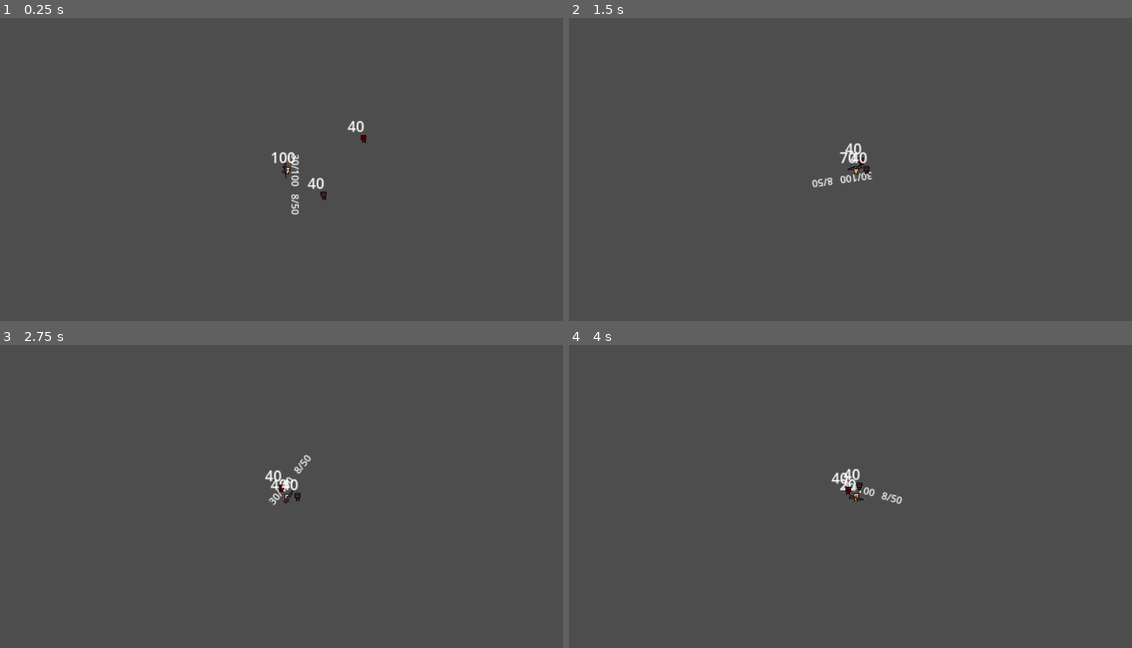
Above: before the commit, frames 1-4 (two rows, left to right).
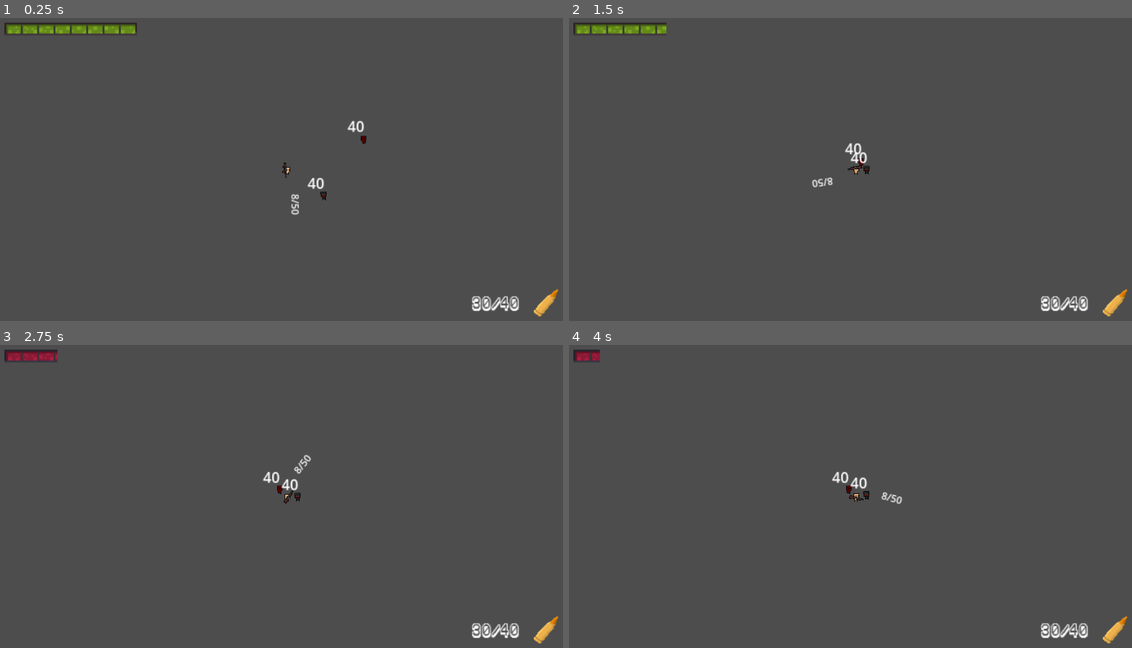
Above: after the commit, the same moments.

Repository: Uhboer/deffusion
Game: Godot game, scene res://scenes/world.tscn
Same seed, same stepped clock (60 frames per second), same inputs: the game is played once before the commit and once after it.
Inputs (mouse positions are in pixels of both pictures, inside the frame that each line leads up to):
- Up to frame 1 (0.25 s): no input
- Up to frame 2 (1.5 s): move the mouse to (985, 154) at 0.52 s; tap 1 (1) at 0.6 s; tap 2 (2) at 0.8, 1.35 s; move the mouse to (737, 184) at 1.27 s
- Up to frame 3 (2.75 s): tap A (A) at 1.55, 2.1 s; move the mouse to (343, 423) at 2.02 s; tap D (D) at 2.3 s
- Up to frame 4 (4 s): move the mouse to (827, 563) at 2.77 s; tap D (D) at 2.85 s; tap R (R) at 3.05, 3.6 s; move the mouse to (1030, 544) at 3.52 s; tap S (S) at 3.8 s

The runs differ from the first frame. In frame 1, 1.5% of the frame differs, in the area x 0-100%, y 1-99%; in frame 2, 1.2%; in frame 3, 1.0%; in frame 4, 1.0%.

Commit message:
add base hud, fix ammo system

Diff:
--- /dev/null
+++ b/hud.gd
@@ -0,0 +1,22 @@
+extends Node2D
+
+var bar_red = preload("res://sprites/Player/UI/hpbar.png")
+var bar_green = preload("res://sprites/Player/UI/hpbarmax.png")
+
+
+@onready var healthbar = $HP
+
+@onready var player = $".."
+
+@onready var wearpon = $"../Marker2D"
+
+func _ready():
+	pass
+func _process(delta):
+	$HP.value = player.health
+	if player.health >= 50:
+		healthbar.texture_progress = bar_green
+	if player.health < 50:
+		healthbar.texture_progress = bar_red
+
+	$AKammo.text = str(wearpon.AKmagaz, "/", wearpon.AKall)
--- a/project.godot
+++ b/project.godot
@@ -19,6 +19,13 @@
 
 window/size/viewport_width=1920
 window/size/viewport_height=1080
+
+[file_customization]
+
+folder_colors={
+"res://fonts/": "blue",
+"res://scenes/": "yellow"
+}
 
 [input]
 
--- a/scenes/Mobs/zombie/zombie.tscn
+++ b/scenes/Mobs/zombie/zombie.tscn
@@ -86,7 +86,7 @@
 }],
 "loop": true,
 "name": &"Run",
-"speed": 5.0
+"speed": 10.0
 }]
 
 [sub_resource type="CircleShape2D" id="CircleShape2D_vrawt"]
--- a/scenes/character_body_2d.gd
+++ b/scenes/character_body_2d.gd
@@ -2,9 +2,10 @@
 
 @onready var anim = $AnimatedSprite2D
 
-const SPEED = 500
+const SPEED = 250
 
 @export var bullet : PackedScene
+
 
 var health = 100
 var alive = true
@@ -13,7 +14,6 @@
 	if not alive:
 		return
 	get_input()
-	label()
 	move_and_slide()
 	death()
 
@@ -36,6 +36,3 @@
 		alive = false
 		# anim.play("death")
 		queue_free()
-
-func label():
-	$Label.text = str(health)
--- a/scenes/character_body_2d.tscn
+++ b/scenes/character_body_2d.tscn
@@ -1,9 +1,10 @@
-[gd_scene load_steps=17 format=3 uid="uid://dla1hwv3c2ir2"]
+[gd_scene load_steps=18 format=3 uid="uid://dla1hwv3c2ir2"]
 
 [ext_resource type="Script" path="res://scenes/character_body_2d.gd" id="1_5cua8"]
 [ext_resource type="PackedScene" uid="uid://nbiw0x8tmv4b" path="res://scenes/bullet.tscn" id="2_qq228"]
 [ext_resource type="Texture2D" uid="uid://d3hsc2pjodfoi" path="res://sprites/Player/Body.png" id="3_smt4e"]
 [ext_resource type="PackedScene" uid="uid://dqrmekoo4aiu4" path="res://scenes/marker_2d.tscn" id="4_86gkl"]
+[ext_resource type="PackedScene" uid="uid://p82dv8rptal7" path="res://scenes/hud.tscn" id="5_dnsjj"]
 
 [sub_resource type="CircleShape2D" id="CircleShape2D_jx8ht"]
 radius = 6.0
@@ -110,9 +111,5 @@
 
 [node name="Marker2D" parent="." instance=ExtResource("4_86gkl")]
 
-[node name="Label" type="Label" parent="."]
-offset_left = -18.0
-offset_top = -25.0
-offset_right = 19.0
-offset_bottom = -2.0
-text = "1488"
+[node name="HUD" parent="." instance=ExtResource("5_dnsjj")]
+position = Vector2(-311, -170)
--- /dev/null
+++ b/scenes/hud.tscn
@@ -0,0 +1,27 @@
+[gd_scene load_steps=5 format=3 uid="uid://p82dv8rptal7"]
+
+[ext_resource type="Script" path="res://hud.gd" id="1_ia4bn"]
+[ext_resource type="Texture2D" uid="uid://c0q73ud044b6e" path="res://sprites/Player/UI/hpbarmax.png" id="2_oo2s6"]
+[ext_resource type="Texture2D" uid="uid://d370j8g5rvj6d" path="res://sprites/Guns/Misc/7 62.png" id="3_6ltca"]
+[ext_resource type="FontFile" uid="uid://bhjkv0s1s3tj" path="res://fonts/KarmaFuture.ttf" id="4_c77gf"]
+
+[node name="HUD" type="Node2D"]
+script = ExtResource("1_ia4bn")
+
+[node name="HP" type="TextureProgressBar" parent="."]
+offset_right = 73.0
+offset_bottom = 16.0
+value = 100.0
+texture_progress = ExtResource("2_oo2s6")
+
+[node name="Sprite2D" type="Sprite2D" parent="."]
+position = Vector2(597, 317)
+texture = ExtResource("3_6ltca")
+
+[node name="AKammo" type="Label" parent="."]
+offset_left = 514.0
+offset_top = 307.0
+offset_right = 576.0
+offset_bottom = 330.0
+theme_override_fonts/font = ExtResource("4_c77gf")
+text = "30/100"
--- a/scenes/marker_2d.gd
+++ b/scenes/marker_2d.gd
@@ -11,13 +11,15 @@
 var shootgun = false
 
 var AKmagaz = 30
-var AKall = 100
+var AKall = 40 #поставить 100
 
 var shootgunall = 50
 var shootgunmagaz = 8
 
 func _process(delta):
 	look_at(get_global_mouse_position())
+
+
 
 	if Input.is_action_just_pressed("1"):
 		anim.play("AK")
@@ -30,7 +32,6 @@
 		AK = false
 
 	#убрать потом
-	$Label.text = str(AKmagaz, "/", AKall)
 	$Label2.text = str(shootgunmagaz, "/", shootgunall)
 
 
@@ -40,16 +41,27 @@
 	if Input.is_action_pressed("shoot") and AK == true and AKmagaz > 0:
 		shootAK()
 
+
+
+	AKmagaz = clamp(AKmagaz, 0, 30)
+	AKall = clamp(AKall,0, 999999999999)
+	shootgunmagaz = clamp(shootgunmagaz, 0, 8)
 	if Input.is_action_just_pressed("R") and AK == true:
-		if AKall >= 0 and AKmagaz < 30:
+		if AKall >= 30 and AKmagaz < 30 and AKall != 0:
 			var AKrezerv = 30 - AKmagaz
 			AKall -= AKrezerv
 			AKmagaz += AKrezerv
+		elif AKall > 0:
+			var AKrezerv = AKall
+			AKmagaz += AKrezerv
+			AKall -= AKrezerv
+
 	if Input.is_action_just_pressed("R") and shootgun == true:
 		if shootgunall >= 0 and shootgunmagaz < 8:
 			var shootgunrezerv = 8 - shootgunmagaz
 			shootgunall -= shootgunrezerv
 			shootgunmagaz += shootgunrezerv
+
 
 func shoot():
 	if shooted == false:
--- a/scenes/marker_2d.tscn
+++ b/scenes/marker_2d.tscn
@@ -90,14 +90,6 @@
 [node name="Marker2D" type="Marker2D" parent="Node"]
 position = Vector2(10, 1)
 
-[node name="Label" type="Label" parent="."]
-offset_left = -17.0
-offset_top = -17.0
-offset_right = 19.0
-offset_bottom = -1.0
-theme_override_font_sizes/font_size = 11
-text = "30/100"
-
 [node name="Label2" type="Label" parent="."]
 offset_left = 27.0
 offset_top = -17.0
Binary file added: fonts/KarmaFuture.ttf
Not shown, added: fonts/KarmaFuture.ttf.import
Binary file added: sprites/Guns/Misc/12g.png
Not shown, added: sprites/Guns/Misc/12g.png.import
Binary file added: sprites/Guns/Misc/7 62.png
Not shown, added: sprites/Guns/Misc/7 62.png.import
Binary file added: sprites/Player/UI/hpbar.png
Not shown, added: sprites/Player/UI/hpbar.png.import
Binary file added: sprites/Player/UI/hpbarmax.png
Not shown, added: sprites/Player/UI/hpbarmax.png.import
Not shown, added: scenes/hud1E87.tmp
